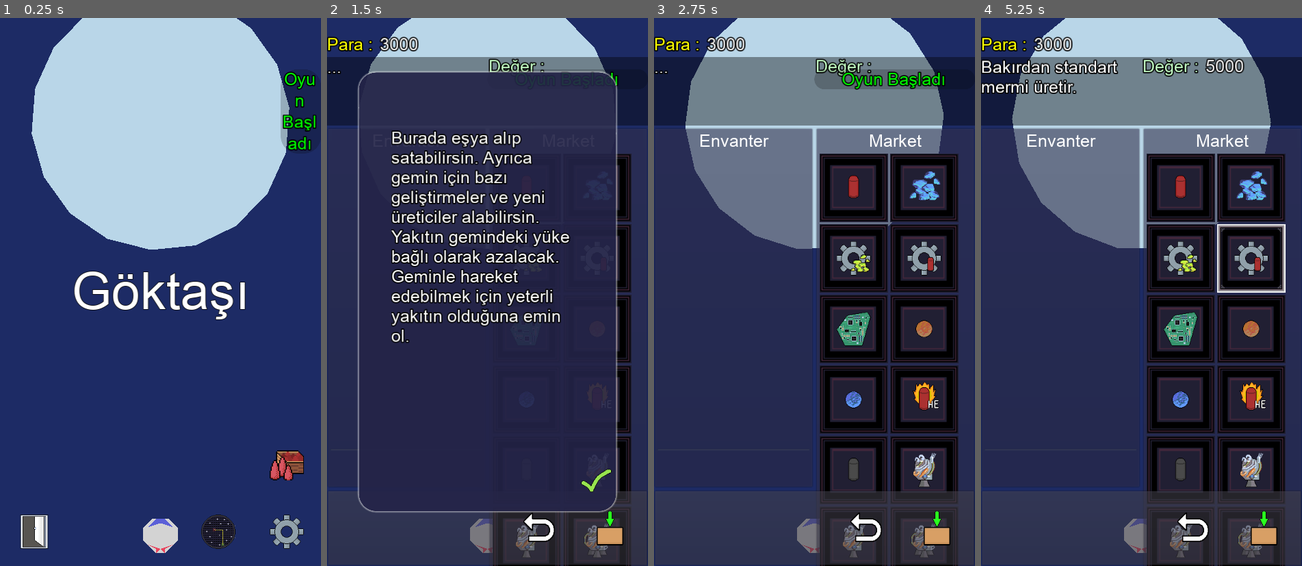
Above: before the commit, frames 1-4 (left to right).
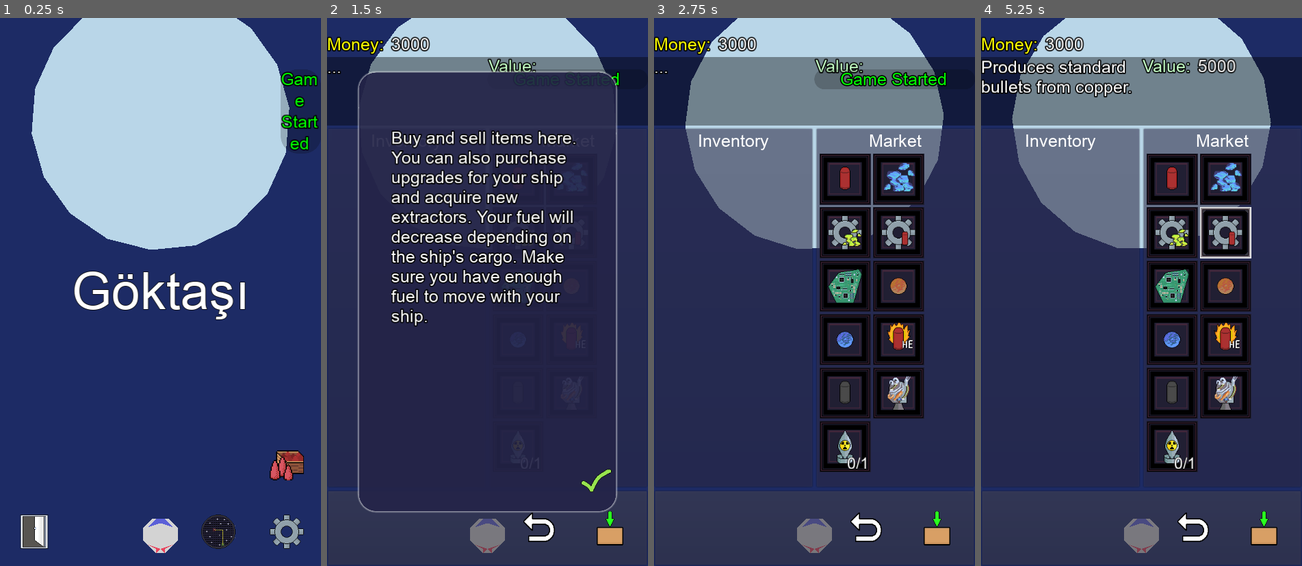
Above: after the commit, the same moments.

Repository: UmutSanci01/Goktasi-2
Game: Godot game, scene res://Main/Main.tscn
The game is run twice, just before and just after one commit, with the same random seed, the same clock (stepped at 60 frames per second) and the same inputs. The engine's default icon, where the game draws it, is replaced by a stand-in: a white triangle on a blue panel in a dark square.
Inputs (mouse positions are in pixels of both pictures, inside the frame that each line leads up to):
- Up to frame 1 (0.25 s): no input
- Up to frame 2 (1.5 s): click (612, 461) at 0.5 s; click (609, 527) at 1.25 s
- Up to frame 3 (2.75 s): click (923, 478) at 2 s
- Up to frame 4 (5.25 s): click "9999" at 2.75 s; click "9999" at 3.5 s; click "9999" at 4.25 s; click "9999" at 5 s

The runs differ from the first frame. In frame 1, 0.6% of the frame differs, in the area x 87-100%, y 9-25%; in frame 2, 15%; in frame 3, 25%; in frame 4, 26%, in the area x 0-95%, y 3-100%.

Commit message:
Fix bugs

Diff:
--- a/GUI/Change Galaxy Confirm Panel/ChangeGalaxyPanel.gd
+++ b/GUI/Change Galaxy Confirm Panel/ChangeGalaxyPanel.gd
@@ -5,7 +5,7 @@
 
 
 var player_fuel
-var base_fuel : int = 1000
+var base_fuel : int = 300
 var remain_fuel : int = 0
 
 
--- a/GUI/Inventory Panel/InventoryPanelNew.tscn
+++ b/GUI/Inventory Panel/InventoryPanelNew.tscn
@@ -8,22 +8,23 @@
 [node name="InventoryPanelNew" type="Control"]
 anchor_right = 1.0
 anchor_bottom = 1.0
+margin_right = -296.0
+margin_bottom = -504.0
 script = ExtResource( 2 )
 
 [node name="PanelContainer" type="PanelContainer" parent="."]
 self_modulate = Color( 0.737255, 0.733333, 1, 0.588235 )
 anchor_right = 1.0
 anchor_bottom = 1.0
-size_flags_vertical = 3
 
 [node name="VBoxContainer" type="VBoxContainer" parent="PanelContainer"]
 margin_left = 7.0
 margin_top = 7.0
-margin_right = 593.0
-margin_bottom = 1017.0
+margin_right = 297.0
+margin_bottom = 513.0
 
 [node name="Title" type="Label" parent="PanelContainer/VBoxContainer"]
-margin_right = 586.0
+margin_right = 290.0
 margin_bottom = 36.0
 custom_fonts/font = ExtResource( 1 )
 text = "KEY_INVENTORY_TITLE"
@@ -36,58 +37,59 @@
 
 [node name="slots" type="HFlowContainer" parent="PanelContainer/VBoxContainer"]
 margin_top = 40.0
-margin_right = 586.0
-margin_bottom = 878.0
+margin_right = 290.0
+margin_bottom = 336.0
 mouse_filter = 2
-size_flags_vertical = 3
 
 [node name="Slot" parent="PanelContainer/VBoxContainer/slots" instance=ExtResource( 4 )]
 anchor_right = 0.0
 anchor_bottom = 0.0
-margin_right = 128.0
-margin_bottom = 128.0
+margin_right = 96.0
+margin_bottom = 96.0
 
 [node name="Slot2" parent="PanelContainer/VBoxContainer/slots" instance=ExtResource( 4 )]
 anchor_right = 0.0
 anchor_bottom = 0.0
-margin_left = 132.0
-margin_right = 260.0
-margin_bottom = 128.0
+margin_left = 100.0
+margin_right = 196.0
+margin_bottom = 96.0
 
 [node name="Slot3" parent="PanelContainer/VBoxContainer/slots" instance=ExtResource( 4 )]
 anchor_right = 0.0
 anchor_bottom = 0.0
-margin_left = 264.0
-margin_right = 392.0
-margin_bottom = 128.0
+margin_top = 100.0
+margin_right = 96.0
+margin_bottom = 196.0
 
 [node name="Slot4" parent="PanelContainer/VBoxContainer/slots" instance=ExtResource( 4 )]
 anchor_right = 0.0
 anchor_bottom = 0.0
-margin_left = 396.0
-margin_right = 524.0
-margin_bottom = 128.0
+margin_left = 100.0
+margin_top = 100.0
+margin_right = 196.0
+margin_bottom = 196.0
 
 [node name="Slot5" parent="PanelContainer/VBoxContainer/slots" instance=ExtResource( 4 )]
 anchor_right = 0.0
 anchor_bottom = 0.0
-margin_top = 132.0
-margin_right = 128.0
-margin_bottom = 260.0
+margin_top = 200.0
+margin_right = 96.0
+margin_bottom = 296.0
 grow_horizontal = 0
 
 [node name="Slot6" parent="PanelContainer/VBoxContainer/slots" instance=ExtResource( 4 )]
 anchor_right = 0.0
 anchor_bottom = 0.0
-margin_left = 132.0
-margin_top = 132.0
-margin_right = 260.0
-margin_bottom = 260.0
+margin_left = 100.0
+margin_top = 200.0
+margin_right = 196.0
+margin_bottom = 296.0
 
 [node name="HSeparator" type="HSeparator" parent="PanelContainer/VBoxContainer"]
-margin_top = 882.0
-margin_right = 586.0
-margin_bottom = 1010.0
+visible = false
+margin_top = 340.0
+margin_right = 290.0
+margin_bottom = 468.0
 custom_constants/separation = 128
 
 [node name="SelectedSlotIndicator" type="TextureRect" parent="."]
--- a/GUI/Map/MapGrid.gd
+++ b/GUI/Map/MapGrid.gd
@@ -124,11 +124,12 @@
 	if old_scale == new_scale:
 		return
 
-	var local_center: Vector2 = (center_pos - content.rect_global_position) / old_scale
-	content.rect_pivot_offset = local_center
-	content.rect_position += (local_center * old_scale) - (local_center * new_scale)
+	var local_pos: Vector2 = center_pos - content.rect_global_position
 
 	content.rect_scale = new_scale
+
+	var scale_ratio: Vector2 = new_scale / old_scale
+	content.rect_global_position = center_pos - (local_pos * scale_ratio)
 
 
 func add_slot(slot_position : Vector2, slot_texture : Texture):
--- a/GUI/Settings/LangTR.gd
+++ b/GUI/Settings/LangTR.gd
@@ -21,14 +21,14 @@
 		deactivate()
 
 func activate():
+	texture_active.show()
+	texture_passive.hide()
+	TranslationServer.set_locale("tr")
+
+func deactivate():
 	texture_active.hide()
 	texture_passive.show()
 	TranslationServer.set_locale("en")
-
-func deactivate():
-	texture_active.show()
-	texture_passive.hide()
-	TranslationServer.set_locale("tr")
 
 func save_data():
 	var data : Dictionary = {
--- a/GUI/Slot/Slot.tscn
+++ b/GUI/Slot/Slot.tscn
@@ -15,11 +15,11 @@
 
 [node name="Slot" type="TextureButton"]
 show_behind_parent = true
-anchor_right = 0.213333
-anchor_bottom = 0.125
-margin_right = -104.0
-margin_bottom = -64.0
-rect_min_size = Vector2( 128, 128 )
+anchor_right = 0.16
+anchor_bottom = 0.094
+margin_right = -72.0002
+margin_bottom = -32.256
+rect_min_size = Vector2( 96, 96 )
 texture_normal = ExtResource( 1 )
 expand = true
 script = ExtResource( 2 )
--- a/Game/Upgrade.gd
+++ b/Game/Upgrade.gd
@@ -43,6 +43,8 @@
 	if data["next"] != null:
 		ItemDB.set_item_cansale(data["next"], true)
 
+	Store.refresh_store_inventory()
+
 func buy_engine_upgrade(item_id: int):
 	var data = UPGRADE_DATA[engine_tier]
 	if data["next"] == item_id:
--- a/Inventory/Inventory.gd
+++ b/Inventory/Inventory.gd
@@ -176,15 +176,16 @@
 
 	return used_amount
 
-func check_item(item, amount : int = 1):
-	if amount <= 0: return false
+# Return sellable amount
+func check_item(item, amount : int = 1) -> int:
+	if amount <= 0: return 0
 
 	if not has_item(item):
-		return false
+		return 0
 
 	var item_num = get_item_amount(item)
 
 	if item_num < amount:
-		return false
+		return item_num
 
-	return true
+	return amount
--- a/ItemDB/Items/EngineTier2.tres
+++ b/ItemDB/Items/EngineTier2.tres
@@ -17,4 +17,4 @@
 texture = SubResource( 1 )
 value = 7700
 visible = true
-can_sale = true
+can_sale = false
--- a/ItemDB/Items/EngineTier3.tres
+++ b/ItemDB/Items/EngineTier3.tres
@@ -17,4 +17,4 @@
 texture = SubResource( 1 )
 value = 11250
 visible = true
-can_sale = true
+can_sale = false
--- a/Store/Store.gd
+++ b/Store/Store.gd
@@ -33,9 +33,19 @@
 
 	Map.connect("init", self, "_on_Map_init")
 
+	refresh_store_inventory()
+
+
+func refresh_store_inventory():
+	var available_items : Dictionary = {}
+
 	for item_id in range(Item.ID.size()):
-		if ItemDB.get_item(item_id).can_sale:
-			inv.add_item(item_id)
+		var item : Item = ItemDB.get_item(item_id)
+		if item and item.can_sale:
+			available_items[item_id] = 1
+
+	inv.set_items(available_items)
+	emit_signal("update_store")
 
 
 func buy(item_id : int, amount : int, to_inv : Inventory) -> int:
@@ -83,7 +93,9 @@
 func sell(item_id : int, amount : int, from_inv : Inventory) -> int:
 	var item_value : int = 0
 	var item : Item = null
-	if from_inv.check_item(item_id, amount):
+	var sellable_amount : int = from_inv.check_item(item_id, amount)
+	# if from_inv.check_item(item_id, amount):
+	if sellable_amount > 0:
 		item = ItemDB.get_item(item_id)
 		if item:
 			item_value = item.value
@@ -95,18 +107,17 @@
 			Upgrade.sell_engine_upgrade(item_id)
 			emit_signal("update_store")
 		if item.id == Item.ID.BULLET_NUKE:
-			nuke_count -= amount
+			nuke_count -= sellable_amount
 			if nuke_count < 0: nuke_count = 0
 			emit_signal("update_store")
 
-		from_inv.del_item(item_id, amount)
-		from_inv.add_item(id_coin, int((item_value * sell_multiplier) * amount))
+		from_inv.del_item(item_id, sellable_amount)
+		from_inv.add_item(id_coin, int((item_value * sell_multiplier) * sellable_amount))
 
 		return from_inv.get_item_amount(item_id)
 
 	InfoPanel.add_label("KEY_INSUFFICIENT_ITEMS", "", Color.sandybrown)
 	return 0
-
 
 func get_inv():
 	return inv
@@ -144,3 +155,6 @@
 	var data : Dictionary = DataBase.load_data("Store")
 	if not data.empty():
 		nuke_count = data["nuke_count"]
+
+func test_sell():
+	pass
--- /dev/null
+++ b/Unit Tests/StoreTest.gd
@@ -0,0 +1,85 @@
+extends Node
+
+# Testlerin çalışacağı asıl sınıfın adının "Store" olduğunu varsayıyorum.
+# Eğer başka bir isimdeyse (örneğin Market), aşağıdaki "Store" yazılarını ona göre değiştir.
+
+func _ready():
+	print("--- Satış Sistemi (Sell) Testleri Başlıyor ---")
+
+	test_basarili_tam_satis()
+	test_elde_olandan_fazla_satma()
+	test_degere_sahip_olmayan_esya_satisi()
+
+	print("--- Tüm Testler Tamamlandı ---")
+
+
+# --- TEST YARDIMCI FONKSİYONU ---
+func assert_equal(expected, actual, test_name: String):
+	if expected == actual:
+		print("[BAŞARILI] ", test_name)
+	else:
+		print("[HATA] ", test_name, " | Beklenen: ", expected, " | Gelen: ", actual)
+
+
+# --- TEST SENARYOLARI ---
+
+func test_basarili_tam_satis():
+	var test_inv = Inventory.new()
+	var test_item_id = Item.ID.ORE_BLUE
+	var test_item = ItemDB.get_item(test_item_id)
+
+	test_inv.add_item(test_item_id, 10)
+	test_inv.add_item(Store.id_coin, 500)
+
+	# Dinamik beklenen kazanç hesabı
+	var birim_kazanc = int(test_item.value * Store.sell_multiplier)
+	var beklenen_kazanc = 4 * birim_kazanc
+
+	var kalan_miktar = Store.sell(test_item_id, 4, test_inv)
+	var son_para = test_inv.get_item_amount(Store.id_coin)
+
+	assert_equal(6, kalan_miktar, "Kusursuz Satış: Kalan maden doğru eksildi mi?")
+	assert_equal(500 + beklenen_kazanc, son_para, "Kusursuz Satış: Kazanılan para doğru eklendi mi?")
+
+
+func test_elde_olandan_fazla_satma():
+	var test_inv = Inventory.new()
+	var test_item_id = Item.ID.ORE_COPPER
+	var test_item = ItemDB.get_item(test_item_id)
+
+	test_inv.add_item(test_item_id, 3) # Sadece 3 adet var
+	test_inv.add_item(Store.id_coin, 0)
+
+	# 3 adet için dinamik kazanç hesabı
+	var birim_kazanc = int(test_item.value * Store.sell_multiplier)
+	var beklenen_kazanc = 3 * birim_kazanc
+
+	# 10 adet satmaya çalışıyoruz
+	var kalan_miktar = Store.sell(test_item_id, 10, test_inv)
+	var son_para = test_inv.get_item_amount(Store.id_coin)
+
+	assert_equal(0, kalan_miktar, "Fazla Satış Denemesi: Kalan maden sıfırlandı mı?")
+	assert_equal(beklenen_kazanc, son_para, "Fazla Satış Denemesi: Sadece eldeki miktar (3 adet) kadar mı para verildi?")
+
+
+func test_degere_sahip_olmayan_esya_satisi():
+	var test_inv = Inventory.new()
+
+	# Test için değeri 0 olan geçici bir eşyayı simüle edelim veya değeri 0 olan bir ID verelim:
+	# Eğer veri tabanında değeri 0 olan eşya yoksa, test için geçici bir eşya üretiyoruz:
+	var dummy_zero_item = Item.new()
+	dummy_zero_item.id = 9999
+	dummy_zero_item.value = 0
+	ItemDB.items[9999] = dummy_zero_item # Test süresince 0 değerli eşya
+
+	test_inv.add_item(9999, 5)
+	test_inv.add_item(Store.id_coin, 100)
+
+	var kalan_miktar = Store.sell(9999, 2, test_inv)
+	var son_para = test_inv.get_item_amount(Store.id_coin)
+
+	assert_equal(5, test_inv.get_item_amount(9999), "Değersiz Eşya: Eşya eksilmedi mi?")
+	assert_equal(100, son_para, "Değersiz Eşya: Para değişmeden kaldı mı?")
+
+	# Test temizliği
+	ItemDB.items.erase(9999)
--- /dev/null
+++ b/Unit Tests/UnitTests.tscn
@@ -0,0 +1,6 @@
+[gd_scene load_steps=2 format=2]
+
+[ext_resource path="res://Unit Tests/StoreTest.gd" type="Script" id=1]
+
+[node name="UnitTests" type="Node2D"]
+script = ExtResource( 1 )
